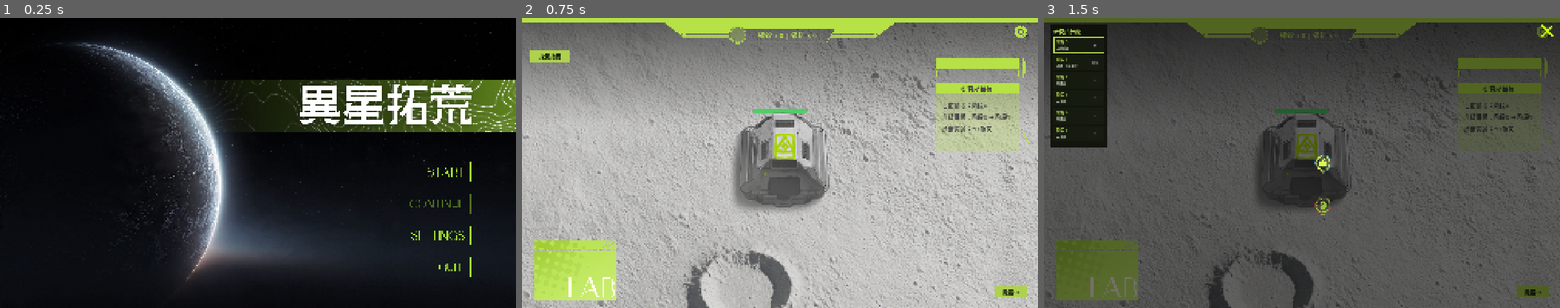
Above: before the commit, frames 1-3 (left to right).
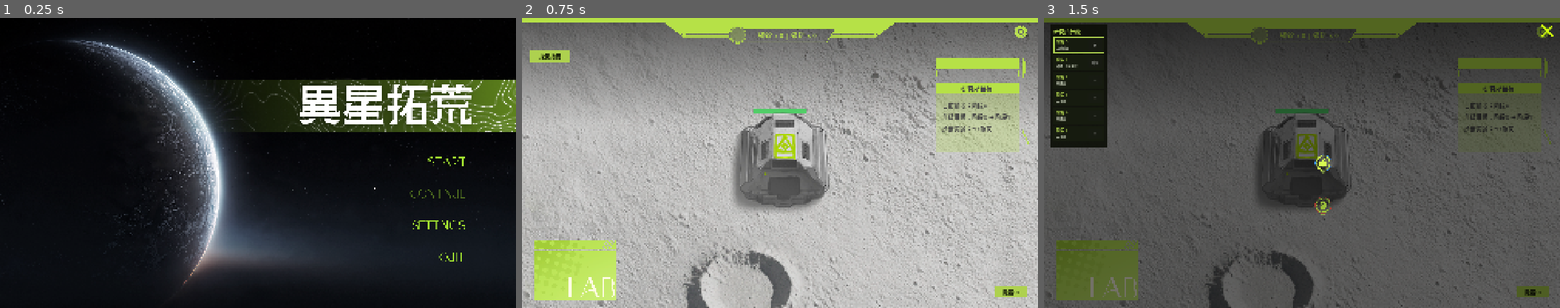
Above: after the commit, the same moments.

Repository: Relieur/David
Game: Godot game, scene res://scene/start.tscn
The game is run twice, just before and just after one commit, with the same random seed, the same clock (stepped at 60 frames per second) and the same inputs.
Inputs (mouse positions are in pixels of both pictures, inside the frame that each line leads up to; where the layout moved, square brackets give the same spot in the first picture):
- Up to frame 1 (0.25 s): no input
- Up to frame 2 (0.75 s): click (919, 163) [919, 171] at 0.5 s
- Up to frame 3 (1.5 s): click (1090, 247) at 1.25 s

The runs differ from the first frame. In frame 1, 3.0% of the frame differs, in the area x 0-99%, y 2-92%; in frame 2, nothing differs; in frame 3, nothing differs.

Commit message:
开始界面的视差效果

Diff:
--- a/scene/start.tscn
+++ b/scene/start.tscn
@@ -68,6 +68,8 @@
 anchor_bottom = 1.0
 grow_horizontal = 2
 grow_vertical = 2
+scale = Vector2(1.03, 1.03)
+pivot_offset = Vector2(960, 540)
 mouse_filter = 2
 texture = ExtResource("3_bg")
 expand_mode = 1
@@ -82,17 +84,19 @@
 texture = ExtResource("4_title")
 expand_mode = 1
 
-[node name="Buttons" type="VBoxContainer" parent="." unique_id=864011606]
-layout_mode = 1
-offset_left = 1188.0
-offset_top = 537.0
-offset_right = 1753.0
-offset_bottom = 965.0
-theme_override_constants/separation = 44
+[node name="Buttons" type="Control" parent="." unique_id=864011606]
+layout_mode = 1
+anchors_preset = 0
+offset_left = 1191.0
+offset_top = 499.0
+offset_right = 1756.0
+offset_bottom = 927.0
 
 [node name="StartButton" type="TextureButton" parent="Buttons" unique_id=1533729347]
 custom_minimum_size = Vector2(565, 74)
-layout_mode = 2
+layout_mode = 0
+offset_right = 565.0
+offset_bottom = 74.0
 ignore_texture_size = true
 stretch_mode = 0
 
@@ -111,7 +115,10 @@
 
 [node name="ContinueButton" type="TextureButton" parent="Buttons" unique_id=1413190849]
 custom_minimum_size = Vector2(565, 74)
-layout_mode = 2
+layout_mode = 0
+offset_top = 118.0
+offset_right = 565.0
+offset_bottom = 192.0
 ignore_texture_size = true
 stretch_mode = 0
 
@@ -130,7 +137,10 @@
 
 [node name="SettingsButton" type="TextureButton" parent="Buttons" unique_id=875984873]
 custom_minimum_size = Vector2(565, 74)
-layout_mode = 2
+layout_mode = 0
+offset_top = 236.0
+offset_right = 565.0
+offset_bottom = 310.0
 ignore_texture_size = true
 stretch_mode = 0
 
@@ -148,11 +158,14 @@
 expand_mode = 1
 
 [node name="QuitButton" parent="Buttons" unique_id=650342611 instance=ExtResource("8_vfx_quit")]
-layout_mode = 2
+layout_mode = 0
+offset_top = 354.0
+offset_bottom = 428.0
 enable_press_sweep = true
 press_sweep_duration = 0.66
 
 [node name="ConfirmRoot" type="Control" parent="." unique_id=1061073574]
+visible = false
 layout_mode = 1
 anchors_preset = 15
 anchor_right = 1.0
@@ -258,6 +271,7 @@
 expand_mode = 1
 
 [node name="SettingsRoot" type="Control" parent="." unique_id=1011848784]
+visible = false
 layout_mode = 1
 anchors_preset = 15
 anchor_right = 1.0
--- a/script/start.gd
+++ b/script/start.gd
@@ -36,6 +36,13 @@
 	preload("res://art/StartScene/UI_Btn_No_Hover.png"),
 ]
 
+## 鼠标视差：默认顺序为 BG、Title、Start、Continue、Settings、Quit。
+## 正数跟随鼠标移动，负数反向移动；绝对值越大，图层越“近”。
+@export_group("Parallax")
+@export var parallax_layer_nodes: Array[Control] = []
+@export var parallax_strengths: Array[float] = [-8.0, 10.0, 16.0, 20.0, 24.0, 28.0]
+@export_range(1.0, 20.0, 0.1) var parallax_smoothing: float = 8.0
+
 @onready var _confirm_root: Control = $ConfirmRoot
 @onready var _settings_root: Control = $SettingsRoot
 @onready var _sfx_slider: HSlider = $SettingsRoot/BG/SfxSlider
@@ -43,8 +50,11 @@
 @onready var _music_slider: HSlider = $SettingsRoot/BG/MusicSlider
 @onready var _fullscreen_check: CheckBox = $SettingsRoot/BG/FullscreenCheck
 @onready var _fade_overlay: ColorRect = $FadeOverlay
+@onready var _bg: TextureRect = $BG
 
 var _quitting: bool = false
+var _parallax_base_positions: Array[Vector2] = []
+var _parallax_current := Vector2.ZERO
 
 
 func _ready() -> void:
@@ -93,6 +103,7 @@
 		or mode == DisplayServer.WINDOW_MODE_EXCLUSIVE_FULLSCREEN
 	_fullscreen_check.toggled.connect(_on_fullscreen_toggled)
 	_settings_root.visible = false
+	_setup_parallax()
 
 
 # 直接关闭窗口时也保存音量设置
@@ -122,6 +133,84 @@
 
 func _on_settings_pressed() -> void:
 	_settings_root.visible = true
+
+
+# ==================== 鼠标视差 ====================
+func _setup_parallax() -> void:
+	if parallax_layer_nodes.is_empty():
+		var default_layers: Array[Control] = [
+			$BG,
+			$Title,
+			$Buttons/StartButton,
+			$Buttons/ContinueButton,
+			$Buttons/SettingsButton,
+			$Buttons/QuitButton,
+		]
+		parallax_layer_nodes = default_layers
+	if parallax_strengths.size() < parallax_layer_nodes.size():
+		parallax_strengths.resize(parallax_layer_nodes.size())
+	_update_bg_pivot()
+	_capture_parallax_base_positions()
+	resized.connect(_on_start_resized)
+
+
+func _process(delta: float) -> void:
+	if parallax_layer_nodes.is_empty():
+		return
+	var viewport_size := get_viewport_rect().size
+	if viewport_size.x <= 0.0 or viewport_size.y <= 0.0:
+		return
+	var mouse := get_viewport().get_mouse_position()
+	var target := (mouse / viewport_size - Vector2(0.5, 0.5)) * 2.0
+	target = target.clamp(Vector2(-1.0, -1.0), Vector2(1.0, 1.0))
+	_parallax_current = _parallax_current.lerp(
+		target, 1.0 - exp(-parallax_smoothing * delta)
+	)
+	for i in parallax_layer_nodes.size():
+		var layer := parallax_layer_nodes[i]
+		if layer == null:
+			continue
+		layer.position = _parallax_base_positions[i] \
+			+ _parallax_current * _get_parallax_strength(i)
+
+
+func _on_start_resized() -> void:
+	# 等锚点布局完成后再重记基准位置，避免窗口尺寸变化后产生累计偏移
+	call_deferred("_refresh_parallax_layout")
+
+
+func _refresh_parallax_layout() -> void:
+	_update_bg_pivot()
+	_capture_parallax_base_positions()
+	_parallax_current = Vector2.ZERO
+	for i in parallax_layer_nodes.size():
+		var layer := parallax_layer_nodes[i]
+		if layer != null:
+			layer.position = _parallax_base_positions[i]
+
+
+func _update_bg_pivot() -> void:
+	var bg_size := _bg.size
+	if bg_size == Vector2.ZERO:
+		bg_size = get_viewport_rect().size
+	_bg.pivot_offset = bg_size * 0.5
+
+
+func _capture_parallax_base_positions() -> void:
+	_parallax_base_positions.clear()
+	for i in parallax_layer_nodes.size():
+		var layer := parallax_layer_nodes[i]
+		if layer == null:
+			_parallax_base_positions.append(Vector2.ZERO)
+			continue
+		# 窗口变化时先扣掉当前视差位移，记录真正的布局基准
+		_parallax_base_positions.append(
+			layer.position - _parallax_current * _get_parallax_strength(i)
+		)
+
+
+func _get_parallax_strength(index: int) -> float:
+	return parallax_strengths[index] if index < parallax_strengths.size() else 0.0
 
 
 func _on_quit_pressed() -> void:
